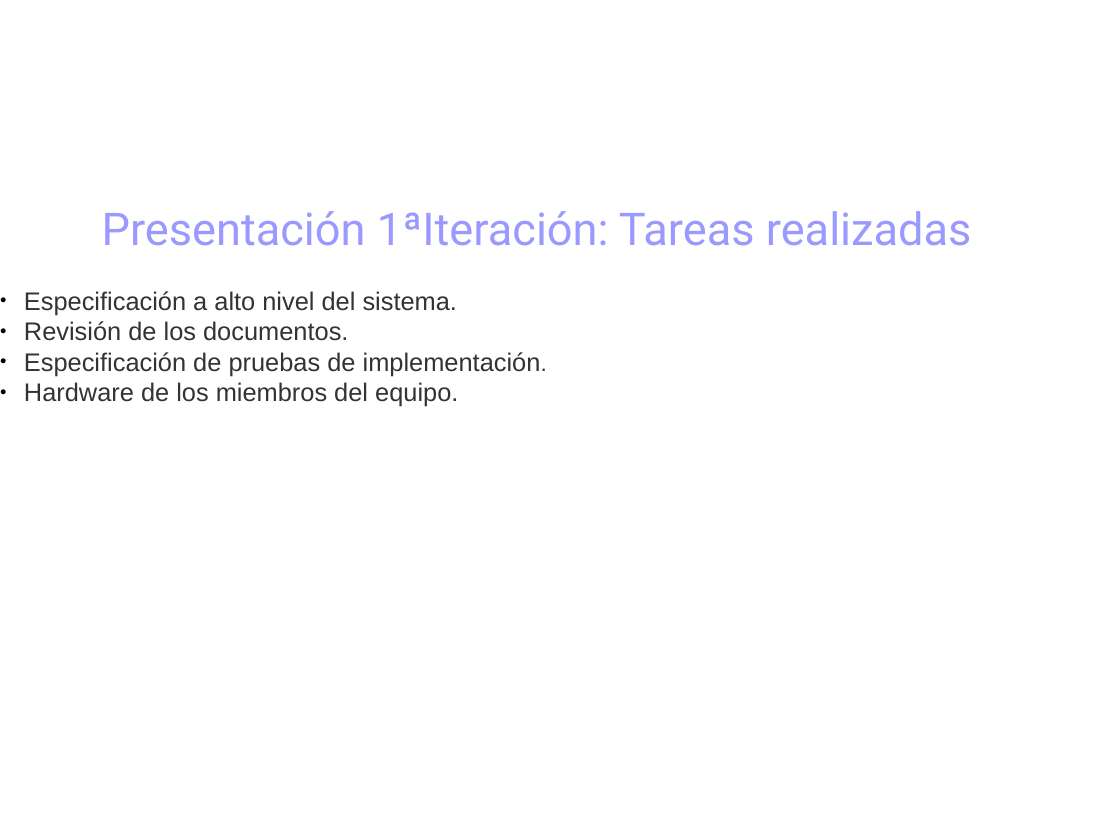
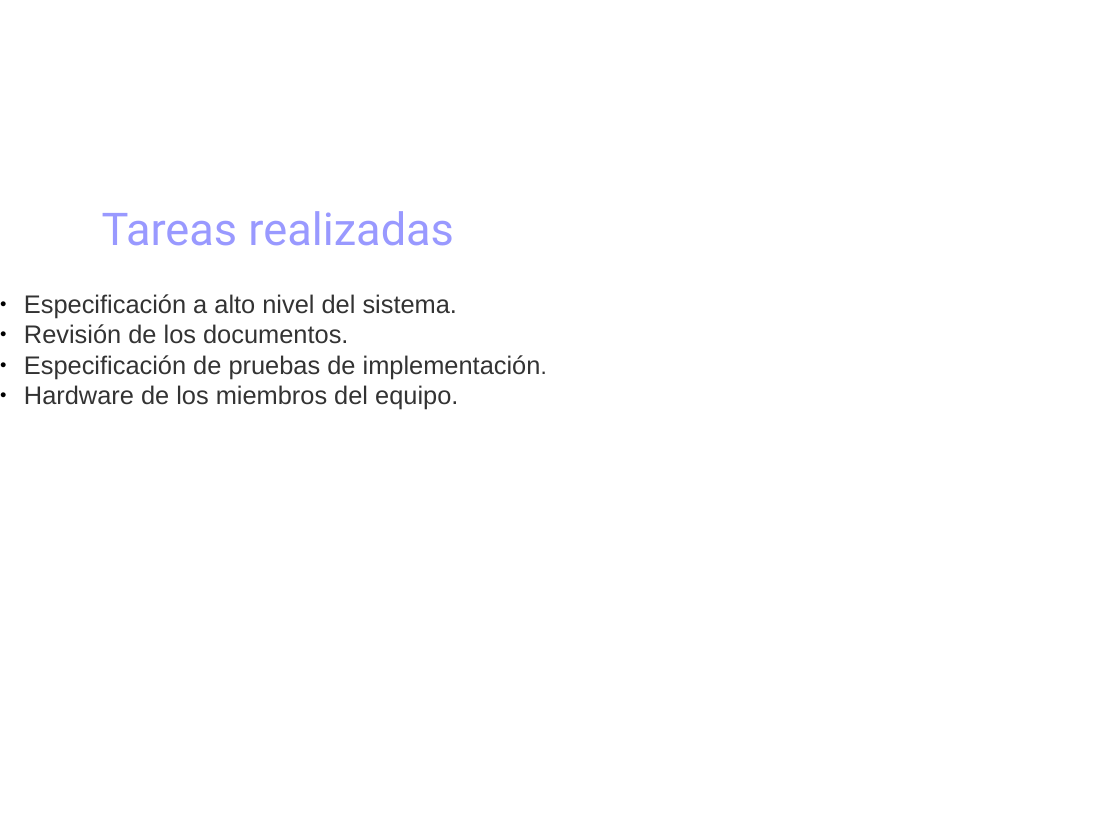
Before and after one commit to danoco78/touchteam, a slide deck: slide 15 of 1_iteracion/Planificación/Presentacion.odp. Drawn at 1120x840 pixels with LibreOffice and Linux fonts; fonts in the diff are those of the drawing; background and template pictures are left out. Boxes give left, top, right and bottom in pixels: in the first picture for what was removed or moved away, otherwise in the second. Text is boxed around its words. In the diff, an @@ line names an element or a change of style, - is before the commit and + after.

Commit message:
Presentacion modificada

```diff
--- a/1_iteracion/Planificación/Presentacion.odp
+++ b/1_iteracion/Planificación/Presentacion.odp
@@ text at [102,211,454,246]: text changed @@
-Presentación 1ªIteración: Tareas realizadas
+Tareas realizadas
```
